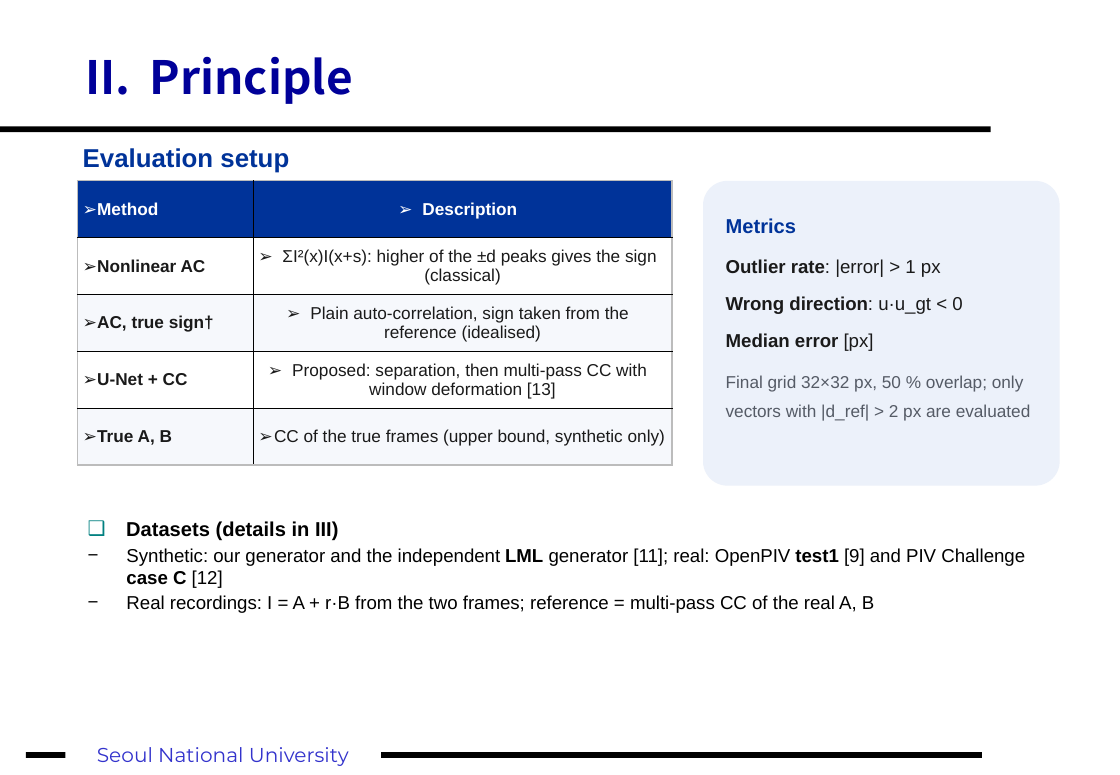
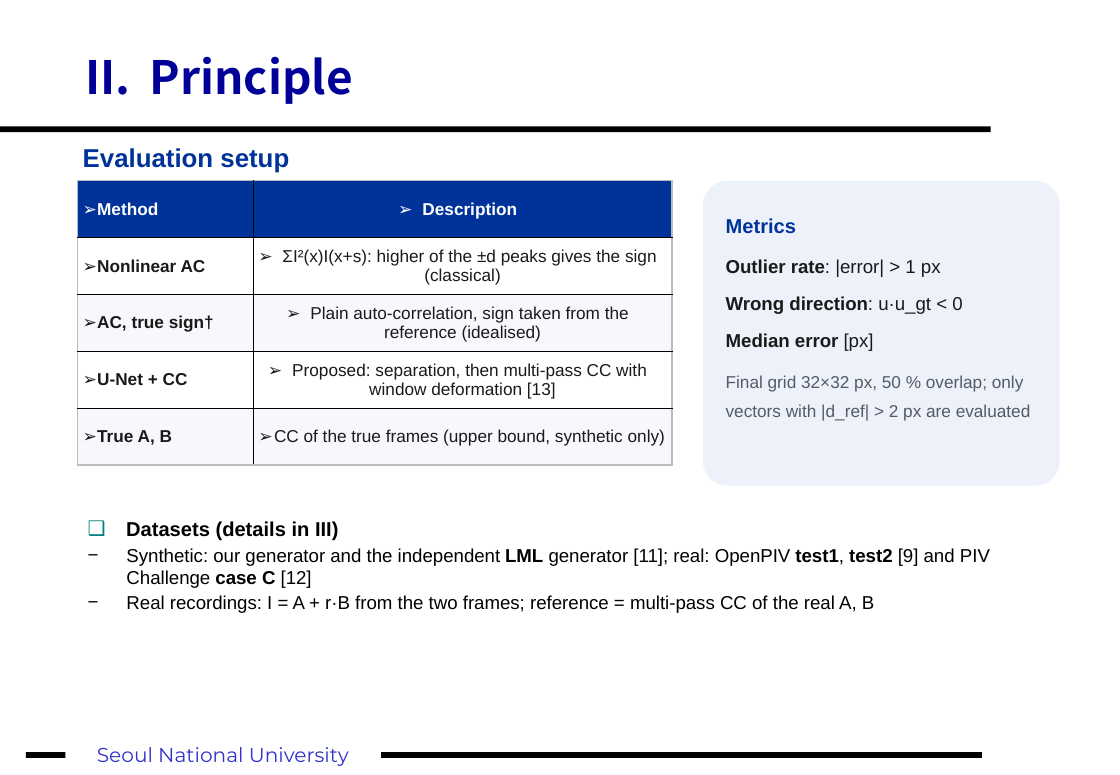
Before and after one commit to fosherrat/piv_termproject, a slide deck: slide 9 of presentation/PIV_term_project.pptx. Drawn at 1120x775 pixels with LibreOffice and Linux fonts; fonts in the diff are those of the drawing. Boxes give left, top, right and bottom in pixels: in the first picture for what was removed or moved away, otherwise in the second. Text is boxed around its words. In the diff, an @@ line names an element or a change of style, - is before the commit and + after.

```diff
--- a/presentation/PIV_term_project.pptx
+++ b/presentation/PIV_term_project.pptx
@@ text at box(126, 548, 990, 588): text changed @@
-− Synthetic: our generator and the independent LML generator [11]; real: OpenPIV test1 [9] and PIV Challenge case C [12]
+− Synthetic: our generator and the independent LML generator [11]; real: OpenPIV test1, test2 [9] and PIV Challenge case C [12]
```
Also in this commit, not shown: 7 other slides changed, 5 slides added, 3 slides removed, 23 other files.
